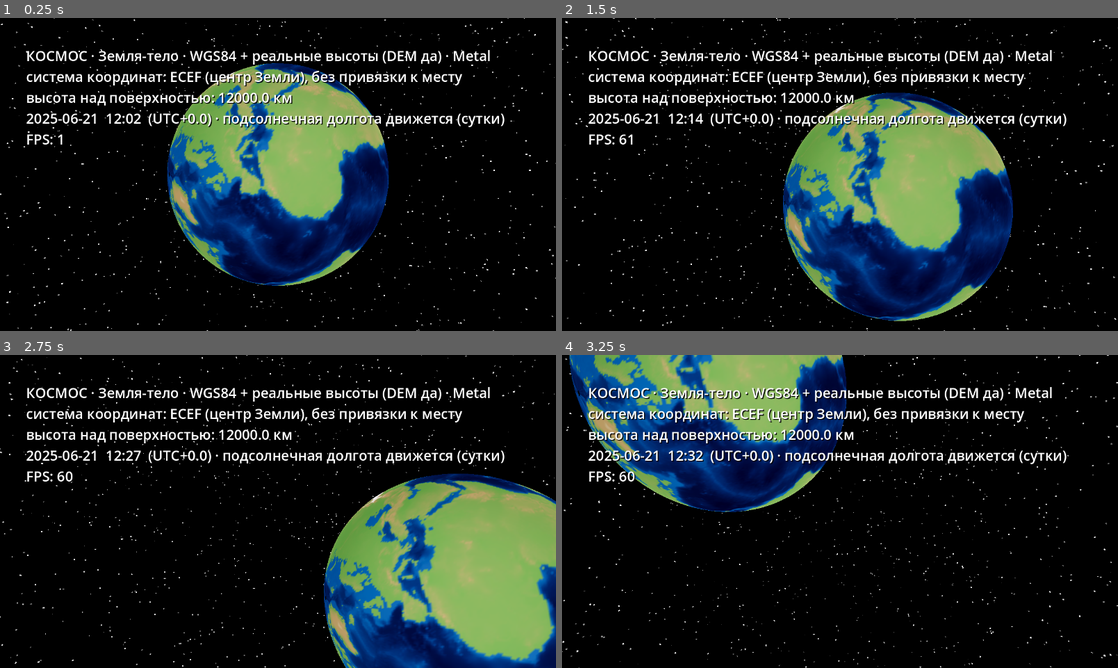
Above: before the commit, frames 1-4 (two rows, left to right).
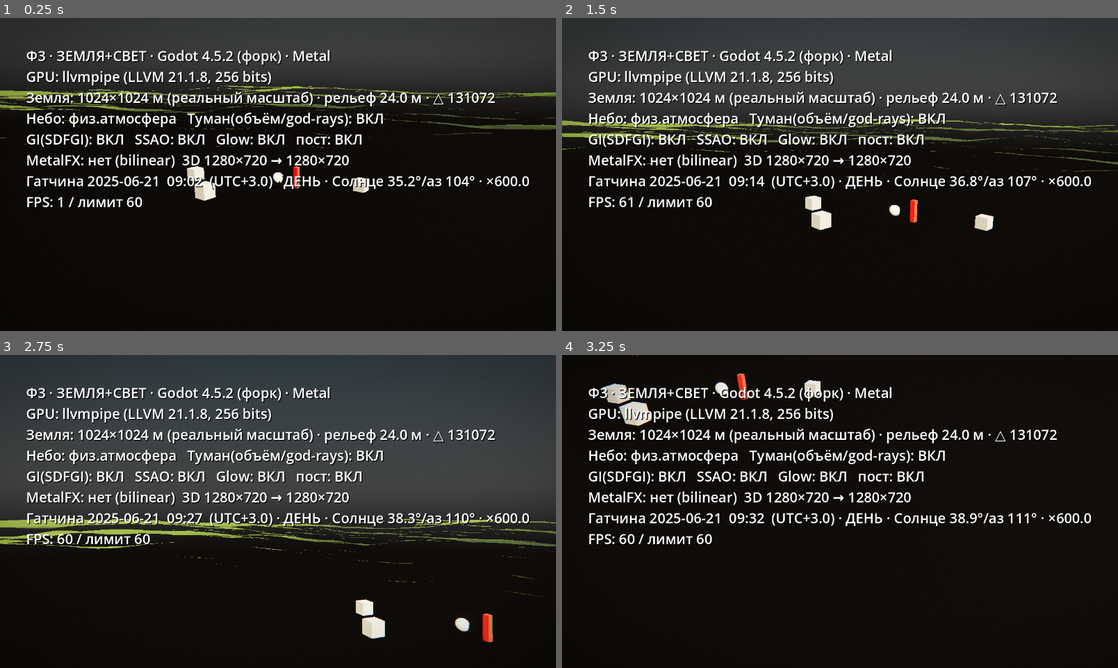
Above: after the commit, the same moments.

Repository: B760m670/mmorpg3dnew
Game: Godot game, scene res://scenes/light_stage.tscn
Same seed, same stepped clock (60 frames per second), same inputs: the game is played once before the commit and once after it. Before the commit the project starts from res://scenes/earth.tscn.
Inputs (mouse positions are in pixels of both pictures, inside the frame that each line leads up to):
- Up to frame 1 (0.25 s): no input
- Up to frame 2 (1.5 s): move the mouse to (962, 158) at 0.52 s; click (962, 158) at 0.67 s; drag from (728, 190) to (812, 237) at 1.27 s
- Up to frame 3 (2.75 s): move the mouse to (333, 442) at 2.02 s; click (333, 442) at 2.17 s
- Up to frame 4 (3.25 s): tap Enter at 2.75 s; drag from (812, 574) to (673, 464) at 2.77 s

The runs differ from the first frame. In frame 1, 50% of the frame differs, in the area x 0-100%, y 0-100%; in frame 2, 60%; in frame 3, 74%; in frame 4, 25%.

Commit message:
ОТКАТ к правильному пути: Гатчина + большая поверхность + настоящее солнце
Попытка уместить в игре всю вселенную (глобус-Земля, космос, ECEF от центра
планеты) была ошибкой — мы перестали делать игру. Урок зафиксирован в
CLAUDE.md: масштаб основы — территория игры, «настоящее» отсчитывается от
наблюдателя на поверхности.

Восстановлено ровно состояние 1e216e4 (до ухода в глобус):
- light_stage: физ-небо (Рэлей/Ми), SDFGI, SSAO, объёмный туман/god-rays,
  кино-пост-оверлей, измеримый HUD
- terrain: рельеф 1024 м в реальном масштабе (объекты сидят на поверхности)
- WorldClock: настоящая астрономия Солнца над Гатчиной (сверено 0.02°) +
  физический свет (чернотельник × атмосфера)
- FreeCamera: выверенные жесты без инверсий
- имя/бандл приложения и конвейер сборки — как были («Империя 1894 Next»)
Удалены: earth.tscn/earth.gd, geo.gd, dem.gd, cosmos-шейдер, DEM-ассеты
(конвейер tools/fetch_dem.py оставлен — пригодится для реального рельефа
территории Гатчины).

Стенд: импорт чистый, кадр совпадает с эталоном до отката (терраса, свет,
часы). Дорога вперёд — в CLAUDE.md (реальный рельеф Гатчины → территория с
LOD → материалы → город → человек).

Co-Authored-By: Claude Opus 4.8 <noreply@anthropic.com>
Claude-Session: https://claude.ai/code/session_011pJt8xA6v8KEwtPnSYGg9D

Diff:
--- a/game2/assets/dem/meta.json
+++ /dev/null
@@ -1,9 +0,0 @@
-{
-  "format": "raw int16 little-endian, row-major",
-  "width": 1024,
-  "height": 1024,
-  "projection": "web_mercator",
-  "lat_limit": 85.0511,
-  "unit": "meters (sea level = 0)",
-  "sample": "x=(lon+180)/360*W ; y=(1-asinh(tan(lat))/pi)/2*H"
-}
--- a/game2/project.godot
+++ b/game2/project.godot
@@ -1,9 +1,10 @@
-; Настоящий мир — реальная Вселенная (content-free основа). Форк Godot 4.5.2.
+; Империя 1894 — пересоздание (Ф0). База: наш форк Godot 4.5.2 (Metal/MetalFX).
+; Сборка: шаблоны run#3 (с MoltenVK.xcframework).
 config_version=5
 
 [application]
-config/name="Настоящий мир"
-run/main_scene="res://scenes/earth.tscn"
+config/name="Империя 1894 — пересоздание"
+run/main_scene="res://scenes/light_stage.tscn"
 config/features=PackedStringArray("4.5", "Forward Plus")
 
 [autoload]
--- a/game2/scenes/earth.tscn
+++ /dev/null
@@ -1,6 +0,0 @@
-[gd_scene load_steps=2 format=3]
-
-[ext_resource type="Script" path="res://scripts/world/earth.gd" id="1"]
-
-[node name="Earth" type="Node3D"]
-script = ExtResource("1")
--- a/game2/scripts/core/dem.gd
+++ /dev/null
@@ -1,43 +0,0 @@
-class_name Dem
-extends RefCounted
-## Загрузчик НАСТОЯЩИХ высот Земли (E3). Читает сырой int16-грид (Web Mercator),
-## собранный из реальных измерений (SRTM/ASTER + GEBCO/ETOPO). Точные значения,
-## без потерь от импорта текстур. elevation(lat,lon) → метры (море = 0, дно < 0).
-
-const W := 1024
-const H := 1024
-const LAT_LIMIT := 85.0511
-
-var _data: PackedByteArray
-var loaded: bool = false
-
-func load_global() -> bool:
-	var f := FileAccess.open("res://assets/dem/earth_i16.bin", FileAccess.READ)
-	if f == null:
-		return false
-	_data = f.get_buffer(W * H * 2)
-	loaded = _data.size() == W * H * 2
-	return loaded
-
-func _at(xi: int, yi: int) -> float:
-	xi = ((xi % W) + W) % W
-	yi = clampi(yi, 0, H - 1)
-	return float(_data.decode_s16((yi * W + xi) * 2))
-
-## высота поверхности Земли (м) в точке (широта°, долгота°) — билинейно
-func elevation(lat_deg: float, lon_deg: float) -> float:
-	if not loaded:
-		return 0.0
-	var lat := clampf(lat_deg, -LAT_LIMIT, LAT_LIMIT)
-	var x := (lon_deg + 180.0) / 360.0 * float(W)
-	var latr := lat * PI / 180.0
-	var y := (1.0 - asinh(tan(latr)) / PI) / 2.0 * float(H)
-	var xi := int(floor(x))
-	var yi := int(floor(y))
-	var fx := x - float(xi)
-	var fy := y - float(yi)
-	var h00 := _at(xi, yi)
-	var h10 := _at(xi + 1, yi)
-	var h01 := _at(xi, yi + 1)
-	var h11 := _at(xi + 1, yi + 1)
-	return lerp(lerp(h00, h10, fx), lerp(h01, h11, fx), fy)
--- a/game2/scripts/core/geo.gd
+++ /dev/null
@@ -1,128 +0,0 @@
-class_name Geo
-extends RefCounted
-## Ф-Земля, этап E1 — ГЕОДЕЗИЧЕСКИЙ ФУНДАМЕНТ настоящей Земли.
-## Форма Земли — эллипсоид WGS84 (тот же, что у GPS). Здесь: точные константы,
-## переход геодезические↔ECEF (Earth-Centered Earth-Fixed) и настоящее
-## геодезическое расстояние (Vincenty) — всё в ДВОЙНОЙ точности.
-## Всё, что появится на Земле (Гатчина на 59.5648°N, 30.1282°E), сядет на этот
-## каркас в реальных координатах. Проверяется научно (см. run_self_test).
-
-# --- WGS84 (референсный эллипсоид Земли) ---
-const A := 6378137.0                       # большая полуось (экватор), м
-const F := 1.0 / 298.257223563             # сжатие
-const B := A * (1.0 - F)                    # малая полуось (полюс) = 6356752.314245 м
-const E2 := F * (2.0 - F)                   # квадрат эксцентриситета
-const EP2 := E2 / (1.0 - E2)               # второй эксцентриситет²
-const MEAN_R := 6371008.7714                # средний радиус, м
-const RAD := PI / 180.0
-const DEG := 180.0 / PI
-
-## геодезические (широта,долгота в °, высота в м) → ECEF (X,Y,Z, м)
-func geodetic_to_ecef(lat_deg: float, lon_deg: float, h: float) -> Array:
-	var lat := lat_deg * RAD
-	var lon := lon_deg * RAD
-	var sinlat := sin(lat)
-	var coslat := cos(lat)
-	var n := A / sqrt(1.0 - E2 * sinlat * sinlat)
-	var x := (n + h) * coslat * cos(lon)
-	var y := (n + h) * coslat * sin(lon)
-	var z := (n * (1.0 - E2) + h) * sinlat
-	return [x, y, z]
-
-## ECEF (X,Y,Z, м) → геодезические (широта°, долгота°, высота м). Bowring.
-func ecef_to_geodetic(x: float, y: float, z: float) -> Array:
-	var lon := atan2(y, x)
-	var p := sqrt(x * x + y * y)
-	var theta := atan2(z * A, p * B)
-	var st := sin(theta)
-	var ct := cos(theta)
-	var lat := atan2(z + EP2 * B * st * st * st, p - E2 * A * ct * ct * ct)
-	var sinlat := sin(lat)
-	var n := A / sqrt(1.0 - E2 * sinlat * sinlat)
-	var h := p / cos(lat) - n
-	return [lat * DEG, lon * DEG, h]
-
-## настоящее геодезическое расстояние по эллипсоиду (Vincenty inverse), м
-func vincenty_distance(lat1_deg: float, lon1_deg: float, lat2_deg: float, lon2_deg: float) -> float:
-	var l := (lon2_deg - lon1_deg) * RAD
-	var u1 := atan((1.0 - F) * tan(lat1_deg * RAD))
-	var u2 := atan((1.0 - F) * tan(lat2_deg * RAD))
-	var sinu1 := sin(u1); var cosu1 := cos(u1)
-	var sinu2 := sin(u2); var cosu2 := cos(u2)
-	var lam := l
-	var sin_sigma := 0.0
-	var cos_sigma := 0.0
-	var sigma := 0.0
-	var cos2_alpha := 0.0
-	var cos2_sigma_m := 0.0
-	for _i in range(200):
-		var sin_lam := sin(lam)
-		var cos_lam := cos(lam)
-		sin_sigma = sqrt(pow(cosu2 * sin_lam, 2.0) \
-			+ pow(cosu1 * sinu2 - sinu1 * cosu2 * cos_lam, 2.0))
-		if sin_sigma == 0.0:
-			return 0.0
-		cos_sigma = sinu1 * sinu2 + cosu1 * cosu2 * cos_lam
-		sigma = atan2(sin_sigma, cos_sigma)
-		var sin_alpha := cosu1 * cosu2 * sin_lam / sin_sigma
-		cos2_alpha = 1.0 - sin_alpha * sin_alpha
-		cos2_sigma_m = 0.0 if cos2_alpha == 0.0 else cos_sigma - 2.0 * sinu1 * sinu2 / cos2_alpha
-		var c := F / 16.0 * cos2_alpha * (4.0 + F * (4.0 - 3.0 * cos2_alpha))
-		var lam_prev := lam
-		lam = l + (1.0 - c) * F * sin_alpha * (sigma + c * sin_sigma \
-			* (cos2_sigma_m + c * cos_sigma * (-1.0 + 2.0 * cos2_sigma_m * cos2_sigma_m)))
-		if absf(lam - lam_prev) < 1e-12:
-			break
-	var u_sq := cos2_alpha * (A * A - B * B) / (B * B)
-	var a_big := 1.0 + u_sq / 16384.0 * (4096.0 + u_sq * (-768.0 + u_sq * (320.0 - 175.0 * u_sq)))
-	var b_big := u_sq / 1024.0 * (256.0 + u_sq * (-128.0 + u_sq * (74.0 - 47.0 * u_sq)))
-	var d_sigma := b_big * sin_sigma * (cos2_sigma_m + b_big / 4.0 \
-		* (cos_sigma * (-1.0 + 2.0 * cos2_sigma_m * cos2_sigma_m) \
-		- b_big / 6.0 * cos2_sigma_m * (-3.0 + 4.0 * sin_sigma * sin_sigma) \
-		* (-3.0 + 4.0 * cos2_sigma_m * cos2_sigma_m)))
-	return B * a_big * (sigma - d_sigma)
-
-## расстояние до видимого горизонта с высоты h над сферой (геометрия), м
-func horizon_distance(h: float) -> float:
-	return sqrt(h * (2.0 * MEAN_R + h))
-
-# --- НАУЧНАЯ САМОПРОВЕРКА (сверка с реальностью числами) ---
-func run_self_test() -> void:
-	print("=== E1 ГЕОДЕЗИЯ WGS84 — научная проверка ===")
-	print("  a=%.3f м  b=%.6f м  f=1/%.9f" % [A, B, 1.0 / F])
-	var ok := true
-
-	# 1) точные аналитические точки эллипсоида
-	var eq := geodetic_to_ecef(0.0, 0.0, 0.0)
-	var po := geodetic_to_ecef(90.0, 0.0, 0.0)
-	print("  экватор(0,0,0) ECEF X=%.3f (ожид %.1f)  " % [eq[0], A],
-		"OK" if absf(eq[0] - A) < 1e-3 else "ПРОВАЛ")
-	print("  полюс(90,0,0)  ECEF Z=%.3f (ожид b=%.3f)  " % [po[2], B],
-		"OK" if absf(po[2] - B) < 1e-3 else "ПРОВАЛ")
-	ok = ok and absf(eq[0] - A) < 1e-3 and absf(po[2] - B) < 1e-3
-
-	# 2) круговой обход геодезические→ECEF→геодезические (нейтральная точка)
-	var e := geodetic_to_ecef(48.0, 11.0, 137.0)
-	var g := ecef_to_geodetic(e[0], e[1], e[2])
-	var derr := maxf(absf(g[0] - 48.0), absf(g[1] - 11.0))
-	print("  точка(48,11,137) ECEF = (%.1f, %.1f, %.1f) м" % [e[0], e[1], e[2]])
-	print("  обратно = (%.7f°, %.7f°, %.2f м)  ошибка=%.4f н°  %s" % [
-		g[0], g[1], g[2], derr * 1e9, "OK" if derr < 1e-7 else "ПРОВАЛ"])
-	ok = ok and derr < 1e-7
-
-	# 3) Vincenty против published-эталона (Vincenty 1975: Flinders Peak→Buninyong)
-	var vd := vincenty_distance(-37.95103342, 144.42486789, -37.65282114, 143.92649553)
-	print("  Vincenty эталон = %.3f м (published 54972.271 м)  ошибка=%.2f мм  %s" % [
-		vd, absf(vd - 54972.271) * 1000.0, "OK" if absf(vd - 54972.271) < 0.005 else "ПРОВАЛ"])
-	ok = ok and absf(vd - 54972.271) < 0.005
-
-	# 4) известное расстояние Лондон→Париж (~343.9 км)
-	var lp := vincenty_distance(51.5074, -0.1278, 48.8566, 2.3522)
-	print("  Лондон→Париж = %.0f м (~344 км по факту)" % lp)
-
-	# 5) длина экватора и горизонт
-	print("  длина экватора 2πa = %.0f м (реальность 40075017 м)" % (TAU * A))
-	print("  горизонт с 2 м = %.0f м, с 100 м = %.0f м, с 400 км(орбита) = %.0f км" % [
-		horizon_distance(2.0), horizon_distance(100.0), horizon_distance(400000.0) / 1000.0])
-
-	print("  ИТОГ: %s" % ("ФУНДАМЕНТ ВЕРЕН" if ok else "ЕСТЬ ПРОВАЛЫ"))
--- a/game2/scripts/core/world_clock.gd
+++ b/game2/scripts/core/world_clock.gd
@@ -6,13 +6,12 @@
 ## DirectionalLight + физическое небо. День/ночь/золотой час/длина дня/сезоны
 ## рождаются из реальности, а не подобраны вручную.
 ##
-## Даёт направление на Солнце в ECEF (sun_ecef_direction) — это тело в
-## пространстве, не привязано к месту. Опц. широта/долгота — только для
-## наземного HUD высоты/азимута наблюдателя (по умолчанию нейтральные 0,0).
+## Проверка — числами: полуденная высота Солнца в Гатчине должна совпасть с
+## аналитикой (солнцестояния 53.9°/7.0°, равноденствие 30.4°). См. run_self_test().
 
-@export var latitude_deg: float = 0.0          # наблюдатель (нейтрально), не место контента
-@export var longitude_deg: float = 0.0
-@export var tz_offset_hours: float = 0.0        # для отображения местного времени
+@export var latitude_deg: float = 59.5648      # Гатчина
+@export var longitude_deg: float = 30.1282     # восток — положительный
+@export var tz_offset_hours: float = 3.0        # для отображения местного времени
 @export var time_scale: float = 600.0           # 1 c реала = 600 c мира (сутки ≈ 2.4 мин)
 
 var utc_unix: float = 0.0                        # мировое время (UTC), секунды
@@ -84,17 +83,7 @@
 	if ha > 0.0:
 		az = 360.0 - az
 
-	return {"elevation": elev, "azimuth": az, "declination": decl, "eot": eot}
-
-## направление НА Солнце в ECEF (единичный вектор). Подсолнечная точка:
-## широта = склонение, долгота = там, где сейчас солнечный полдень. Не зависит
-## от места наблюдателя — это положение тела относительно вращающейся Земли.
-func sun_ecef_direction(unix_utc: float) -> Vector3:
-	var s := solar_position(unix_utc)
-	var decl: float = s["declination"] * RAD
-	var minutes_utc := fposmod(unix_utc / 60.0, 1440.0)
-	var sub_lon := (720.0 - minutes_utc - float(s["eot"])) / 4.0 * RAD   # долгота полудня
-	return Vector3(cos(decl) * cos(sub_lon), cos(decl) * sin(sub_lon), sin(decl)).normalized()
+	return {"elevation": elev, "azimuth": az, "declination": decl}
 
 func _compute_and_apply() -> void:
 	var s := solar_position(utc_unix)
--- a/game2/scripts/world/earth.gd
+++ /dev/null
@@ -1,183 +0,0 @@
-extends Node3D
-## Земля как ТЕЛО В КОСМОСЕ (content-free). Контейнер — космос (чёрное
-## пространство + звёзды), не купол неба. Никаких мест контента в основании:
-## система координат — ECEF (центр Земли), Земля стоит в начале, наблюдатель
-## (камера) свободен в пространстве. Солнце — направление в ECEF (тело), ведёт
-## освещение. Поверхность — WGS84 + РЕАЛЬНЫЕ высоты (DEM), цвет суша/океан.
-## Плавающее начало у наблюдателя и наземная точность — следующий слой (E5).
-
-const R := 6371000.0               # средний радиус Земли, м (для радиуса камеры)
-const LON_SEG := 512
-const LAT_SEG := 256
-const START_DIST := R + 12000000.0 # старт: орбита ~12000 км
-
-var _geo := Geo.new()
-var _dem := Dem.new()
-var _sun: DirectionalLight3D
-var _clock: WorldClock
-var _cam: FreeCamera
-var _hud: Label
-
-func _ready() -> void:
-	var args := OS.get_cmdline_user_args()
-
-	# научные самопроверки числами и выход (до постройки сцены)
-	if "--geo-test" in args:
-		Geo.new().run_self_test()
-		get_tree().quit(); return
-	if "--astro-test" in args:
-		var wc := WorldClock.new(); add_child(wc)
-		wc.run_self_test()
-		get_tree().quit(); return
-
-	_build_space()          # космос-контейнер
-	_build_sun()
-	_build_surface()        # Земля-тело
-	_build_camera()
-	_build_hud()
-	if _ENABLE_METALFX:
-		Core.apply_scaling(get_viewport())
-
-	print("[earth] тело Земля в космосе; R=%.0f м; DEM=%s" % [R, _dem.loaded])
-
-	if "--boot-shot" in args or "--inspect" in args:
-		var out := _arg_val(args, "--out")
-		if out == "":
-			out = "/tmp/claude-0/-home-user-mmorpg3dnew/45dce9e0-e4bb-550f-b915-c58072470dda/scratchpad/earth.png"
-		var dist := _arg_val(args, "--dist")
-		if dist != "":
-			var p := _cam.position.normalized() * float(dist)
-			_cam.setup(p, Vector3.ZERO)
-		await get_tree().create_timer(2.0).timeout
-		get_viewport().get_texture().get_image().save_png(out)
-		print("[earth] shot -> ", out)
-		get_tree().quit()
-
-const _ENABLE_METALFX := true
-
-# --- космос: контейнер (чёрное пространство + звёзды) ---
-func _build_space() -> void:
-	var env := Environment.new()
-	env.background_mode = Environment.BG_SKY
-	var sky := Sky.new()
-	var sm := ShaderMaterial.new()
-	sm.shader = load("res://shaders/sky/cosmos.gdshader")
-	sky.sky_material = sm
-	sky.process_mode = Sky.PROCESS_MODE_REALTIME
-	env.sky = sky
-	env.ambient_light_source = Environment.AMBIENT_SOURCE_COLOR
-	env.ambient_light_color = Color(0.015, 0.02, 0.03)   # едва-едва (звёздный свет)
-	env.ambient_light_energy = 1.0
-	env.tonemap_mode = Environment.TONE_MAPPER_ACES
-	env.tonemap_white = 6.0
-	var we := WorldEnvironment.new()
-	we.environment = env
-	add_child(we)
-
-# --- Солнце: тело в пространстве, направление в ECEF ---
-func _build_sun() -> void:
-	_sun = DirectionalLight3D.new()
-	_sun.light_angular_distance = 0.53          # реальный угловой размер
-	_sun.light_energy = 3.6
-	add_child(_sun)
-	_clock = WorldClock.new()
-	_clock.set_datetime_utc(2025, 6, 21, 12, 0, 0)   # полдень по Гринвичу
-	add_child(_clock)
-	_update_sun()
-
-func _update_sun() -> void:
-	var d := _clock.sun_ecef_direction(_clock.utc_unix)   # к Солнцу, в ECEF=рендер
-	var up := Vector3.UP if absf(d.y) < 0.98 else Vector3(1, 0, 0)
-	_sun.look_at_from_position(Vector3.ZERO, -d, up)      # свет летит ОТ Солнца
-
-# --- Земля-тело: WGS84 + реальные высоты, центр в начале координат (ECEF) ---
-func _build_surface() -> void:
-	_dem.load_global()
-	var st := SurfaceTool.new()
-	st.begin(Mesh.PRIMITIVE_TRIANGLES)
-	var row := LON_SEG + 1
-	for j in range(LAT_SEG + 1):
-		var lat := -89.0 + 178.0 * float(j) / float(LAT_SEG)
-		for i in range(row):
-			var lon := -180.0 + 360.0 * float(i) / float(LON_SEG)
-			var h := _dem.elevation(lat, lon)
-			st.set_color(_elev_color(h))
-			st.set_normal(_ecef_normal(lat, lon))
-			st.add_vertex(_ecef_vertex(lat, lon, h))
-	for j in range(LAT_SEG):
-		for i in range(LON_SEG):
-			var a := j * row + i
-			st.add_index(a); st.add_index(a + row); st.add_index(a + 1)
-			st.add_index(a + 1); st.add_index(a + row); st.add_index(a + row + 1)
-	var mi := MeshInstance3D.new()
-	mi.mesh = st.commit()
-	var m := StandardMaterial3D.new()
-	m.vertex_color_use_as_albedo = true
-	m.roughness = 1.0
-	m.specular_mode = BaseMaterial3D.SPECULAR_DISABLED
-	mi.material_override = m
-	add_child(mi)
-
-func _ecef_vertex(lat: float, lon: float, h: float) -> Vector3:
-	var e := _geo.geodetic_to_ecef(lat, lon, h)
-	return Vector3(e[0], e[1], e[2])
-
-func _ecef_normal(lat: float, lon: float) -> Vector3:
-	var la := lat * Geo.RAD
-	var lo := lon * Geo.RAD
-	return Vector3(cos(la) * cos(lo), cos(la) * sin(lo), sin(la)).normalized()
-
-func _elev_color(h: float) -> Color:
-	if h < 0.0:
-		var d := clampf(-h / 6000.0, 0.0, 1.0)
-		return Color(0.09, 0.22, 0.38).lerp(Color(0.01, 0.04, 0.13), d)
-	var t := clampf(h / 2500.0, 0.0, 1.0)
-	var c := Color(0.22, 0.36, 0.16).lerp(Color(0.42, 0.34, 0.22), t)
-	if h > 3000.0:
-		c = c.lerp(Color(0.92, 0.93, 0.95), clampf((h - 3000.0) / 2500.0, 0.0, 1.0))
-	return c
-
-func _build_camera() -> void:
-	_cam = FreeCamera.new()
-	_cam.fov = 55.0
-	_cam.near = 100.0
-	_cam.far = 6.0e7
-	_cam.planet_radius = R
-	_cam.cloud_level = 5.0e7          # предел удаления (радиальный режим)
-	add_child(_cam)
-	# старт: орбита над (30°,0°) — днём видна освещённая Африка/Европа
-	var dir := _ecef_normal(30.0, 0.0)
-	_cam.setup(dir * START_DIST, Vector3.ZERO)
-	_cam.current = true
-
-func _build_hud() -> void:
-	var ui := CanvasLayer.new(); ui.layer = 101
-	add_child(ui)
-	_hud = Label.new()
-	_hud.add_theme_font_size_override("font_size", 32)
-	_hud.add_theme_color_override("font_shadow_color", Color(0, 0, 0, 0.9))
-	_hud.add_theme_constant_override("shadow_offset_x", 2)
-	_hud.add_theme_constant_override("shadow_offset_y", 2)
-	_hud.position = Vector2(60, 64)
-	ui.add_child(_hud)
-
-func _process(_delta: float) -> void:
-	_update_sun()
-	if _hud == null:
-		return
-	var altitude := _cam.position.length() - R
-	_hud.text = "КОСМОС · Земля-тело · WGS84 + реальные высоты (DEM %s) · Metal\n" % (
-			"да" if _dem.loaded else "НЕТ") \
-		+ "система координат: ECEF (центр Земли), без привязки к месту\n" \
-		+ "высота над поверхностью: %s км\n" % _fmt_km(altitude) \
-		+ "%s · подсолнечная долгота движется (сутки)\n" % _clock.local_time_string() \
-		+ "FPS: %d" % Engine.get_frames_per_second()
-
-func _fmt_km(m: float) -> String:
-	return "%.1f" % (m / 1000.0)
-
-func _arg_val(args: PackedStringArray, key: String) -> String:
-	for a in args:
-		if a.begins_with(key + "="):
-			return a.substr(key.length() + 1)
-	return ""
--- a/game2/scripts/world/free_camera.gd
+++ b/game2/scripts/world/free_camera.gd
@@ -16,9 +16,8 @@
 @export var rot_sensitivity: float = 0.0026        # рад/пиксель (поворот за пальцем)
 @export var pan_gain: float = 0.0016               # перенос: доля от высоты на пиксель
 @export var dolly_gain: float = 0.0022             # зум: доля от высоты на пиксель
-@export var cloud_level: float = 2500.0            # потолок высоты/дальности
+@export var cloud_level: float = 2500.0            # потолок высоты (пока хватит)
 @export var min_speed_alt: float = 3.0             # мин. «высота» для скорости у земли
-@export var planet_radius: float = 0.0             # >0: радиальный режим (тело в космосе)
 
 var terrain: Terrain                               # для высоты земли (скорость/потолок)
 
@@ -37,8 +36,7 @@
 	_apply_orientation()
 
 func _ready() -> void:
-	if far < 8000.0:            # не переопределять, если сцена уже задала дальность
-		far = 8000.0
+	far = 8000.0
 
 func _apply_orientation() -> void:
 	_pitch = clampf(_pitch, deg_to_rad(-89.0), deg_to_rad(89.0))
@@ -48,10 +46,9 @@
 	return terrain.height(x, z) if terrain != null else 0.0
 
 func _speed_scale() -> float:
-	# скорость ∝ высоте над поверхностью (у поверхности медленно, далеко быстро)
-	if planet_radius > 0.0:
-		return maxf(position.length() - planet_radius, min_speed_alt)
-	return maxf(position.y - _ground_y(position.x, position.z), min_speed_alt)
+	# скорость ∝ высоте над землёй (у земли медленно, высоко быстро)
+	var alt := position.y - _ground_y(position.x, position.z)
+	return maxf(alt, min_speed_alt)
 
 func _input(event: InputEvent) -> void:
 	if event is InputEventScreenTouch:
@@ -100,11 +97,5 @@
 	position += b.y * d_centroid.y * pan_gain * s
 
 func _process(_delta: float) -> void:
-	if planet_radius > 0.0:
-		# радиальный режим: не нырять под поверхность, не улетать за предел
-		var dist := clampf(position.length(), planet_radius + 1.5, cloud_level)
-		if position.length() > 0.001:
-			position = position.normalized() * dist
-		return
 	var gy := _ground_y(position.x, position.z)
 	position.y = clampf(position.y, gy + 1.5, cloud_level)
--- a/game2/scripts/world/light_stage.gd
+++ b/game2/scripts/world/light_stage.gd
@@ -29,12 +29,6 @@
 		var wc := WorldClock.new()
 		add_child(wc)
 		wc.run_self_test()
-		get_tree().quit()
-		return
-
-	# научная проверка геодезии Земли (E1) и выход
-	if "--geo-test" in args:
-		Geo.new().run_self_test()
 		get_tree().quit()
 		return
 
--- a/game2/shaders/sky/cosmos.gdshader
+++ /dev/null
@@ -1,23 +0,0 @@
-shader_type sky;
-// Космос — КОНТЕЙНЕР мира: чёрное пространство со звёздами. Земля стоит В нём.
-// ВРЕМЕННО звёзды процедурные (по направлению взгляда); настоящий каталог звёзд
-// (Hipparcos/Yale) на небесной сфере со звёздным временем — следующий слой.
-
-uniform float density = 0.006;      // доля ячеек направления со звездой
-uniform float brightness = 1.4;
-
-float hash(vec3 p) {
-	p = fract(p * vec3(443.897, 441.423, 437.195));
-	p += dot(p, p.yzx + 19.19);
-	return fract((p.x + p.y) * p.z);
-}
-
-void sky() {
-	vec3 d = normalize(EYEDIR);
-	vec3 cell = floor(d * 320.0);
-	float h = hash(cell);
-	float star = step(1.0 - density, h);
-	float mag = hash(cell + 7.0);                 // разная яркость звёзд
-	float b = star * mix(0.25, 1.0, mag) * brightness;
-	COLOR = vec3(b);
-}
Binary file removed: game2/assets/dem/earth_i16.bin
Not shown, changed: game2/export_presets.cfg
Not shown, removed: game2/scripts/core/dem.gd.uid
Not shown, removed: game2/scripts/core/geo.gd.uid
Not shown, removed: game2/scripts/world/earth.gd.uid
Not shown, removed: game2/shaders/sky/cosmos.gdshader.uid
Not shown, changed: .github/workflows/build-ipa2.yml
Not shown, changed: CLAUDE.md
